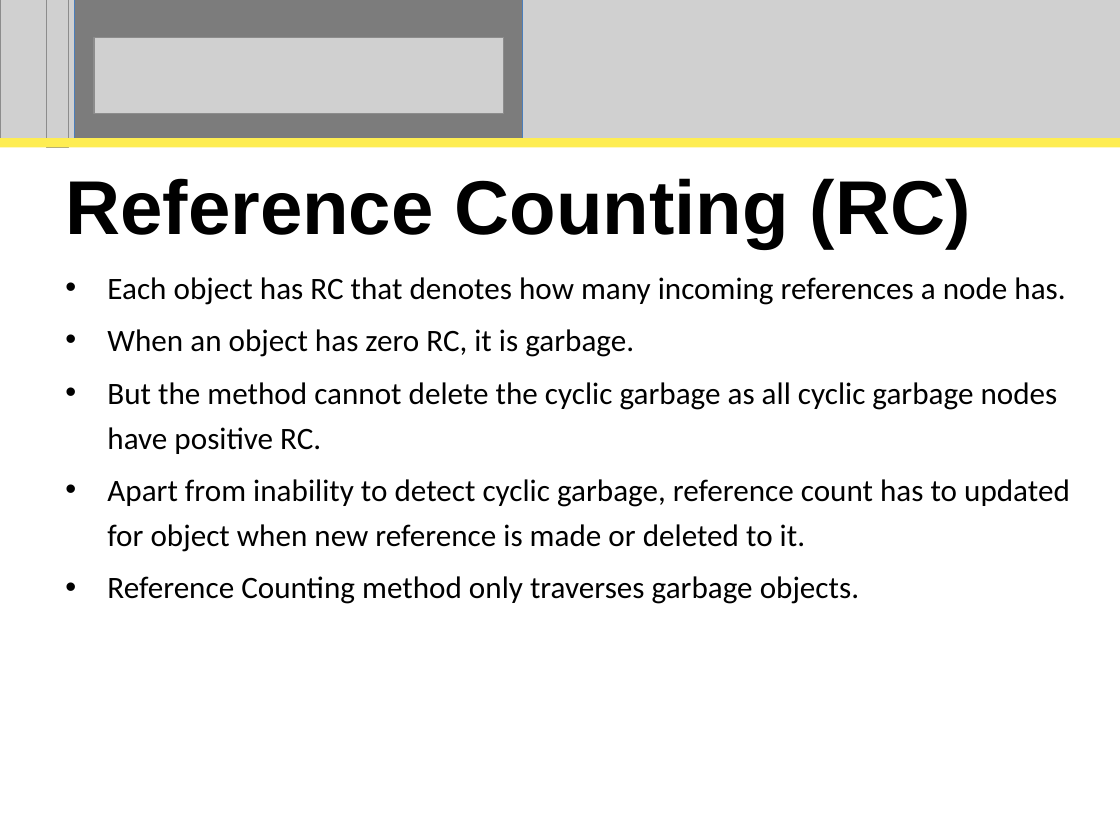
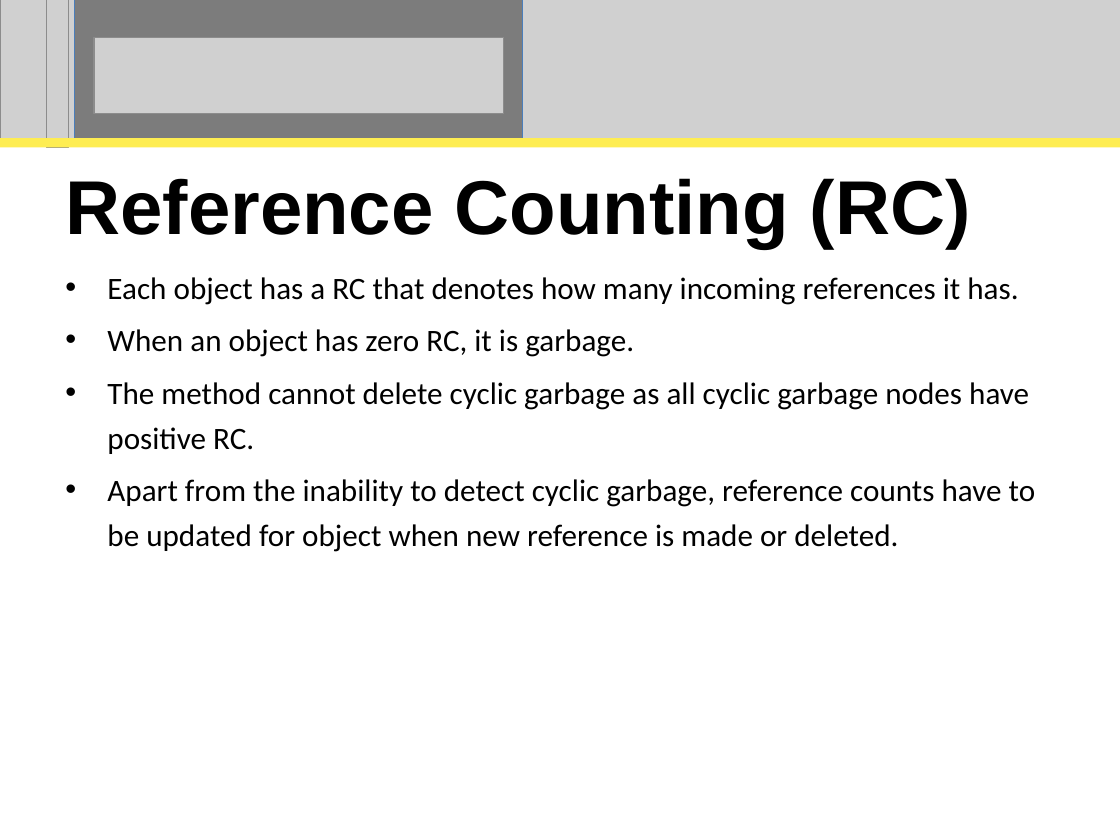
Before and after one commit to perpetualcoder/thesis, a slide deck: slide 16 of thesisppt/defense.ppt. Drawn at 1120x840 pixels with LibreOffice and Linux fonts; fonts in the diff are those of the drawing; grey boxes stand for pictures. Boxes give left, top, right and bottom in pixels: in the first picture for what was removed or moved away, otherwise in the second. Text is boxed around its words. In the diff, an @@ line names an element or a change of style, - is before the commit and + after.

```diff
--- a/thesisppt/defense.ppt
+++ b/thesisppt/defense.ppt
@@ subtitle at (x1=107, y1=277, x2=1018, y2=305): text changed @@
-• Each object has RC that denotes how many incoming references a node has.
+• Each object has a RC that denotes how many incoming references it has.
@@ subtitle at (x1=107, y1=382, x2=1036, y2=552): text changed @@
-• But the method cannot delete the cyclic garbage as all cyclic garbage nodes have positive RC.
-• Apart from inability to detect cyclic garbage, reference count has to updated for object when new reference is made or deleted to it.
-• Reference Counting method only traverses garbage objects.
+• The method cannot delete cyclic garbage as all cyclic garbage nodes have positive RC.
+• Apart from the inability to detect cyclic garbage, reference counts have to be updated for object when new reference is made or deleted.
```
Also in this commit, not shown: 26 other slides changed, 1 other file.
